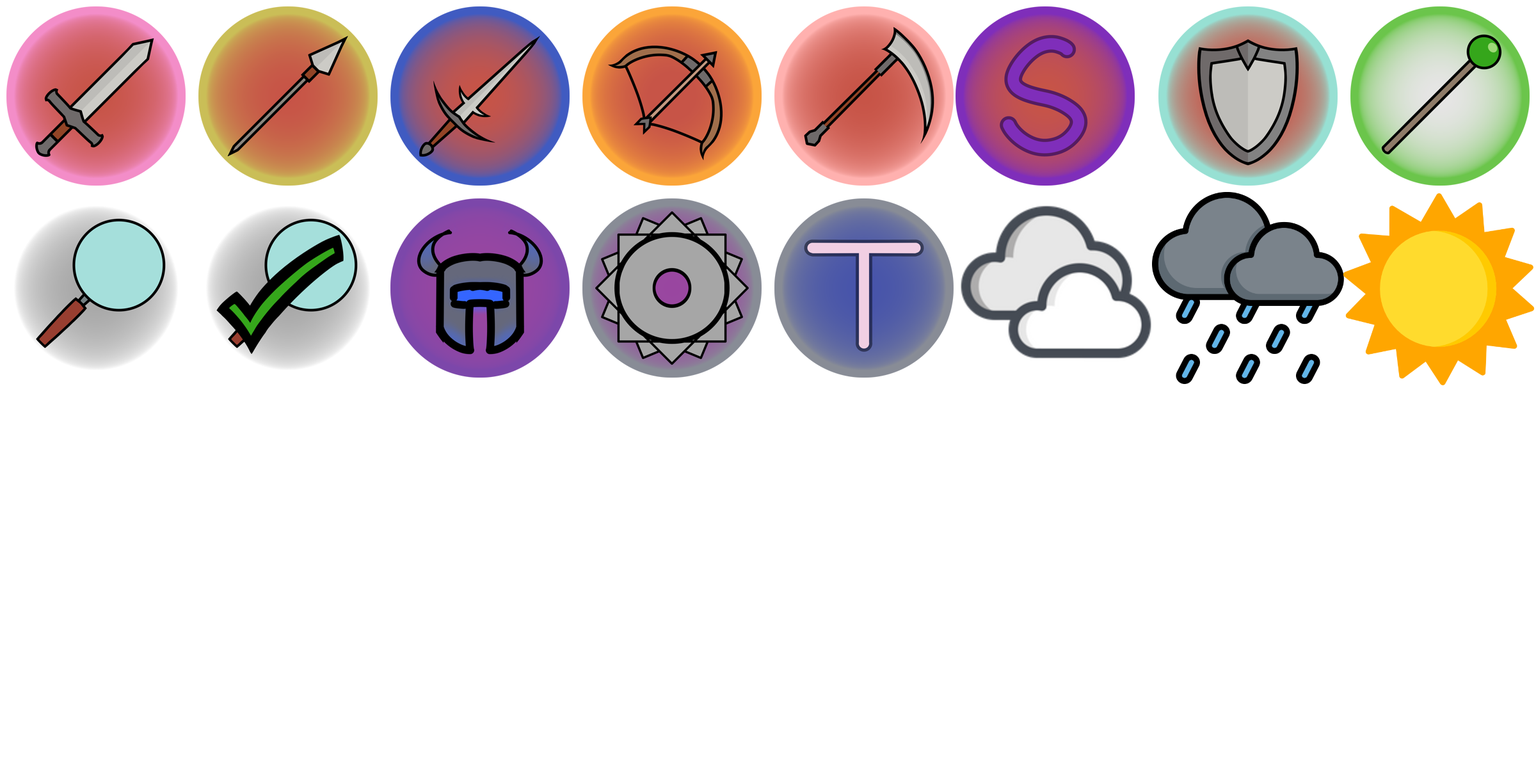
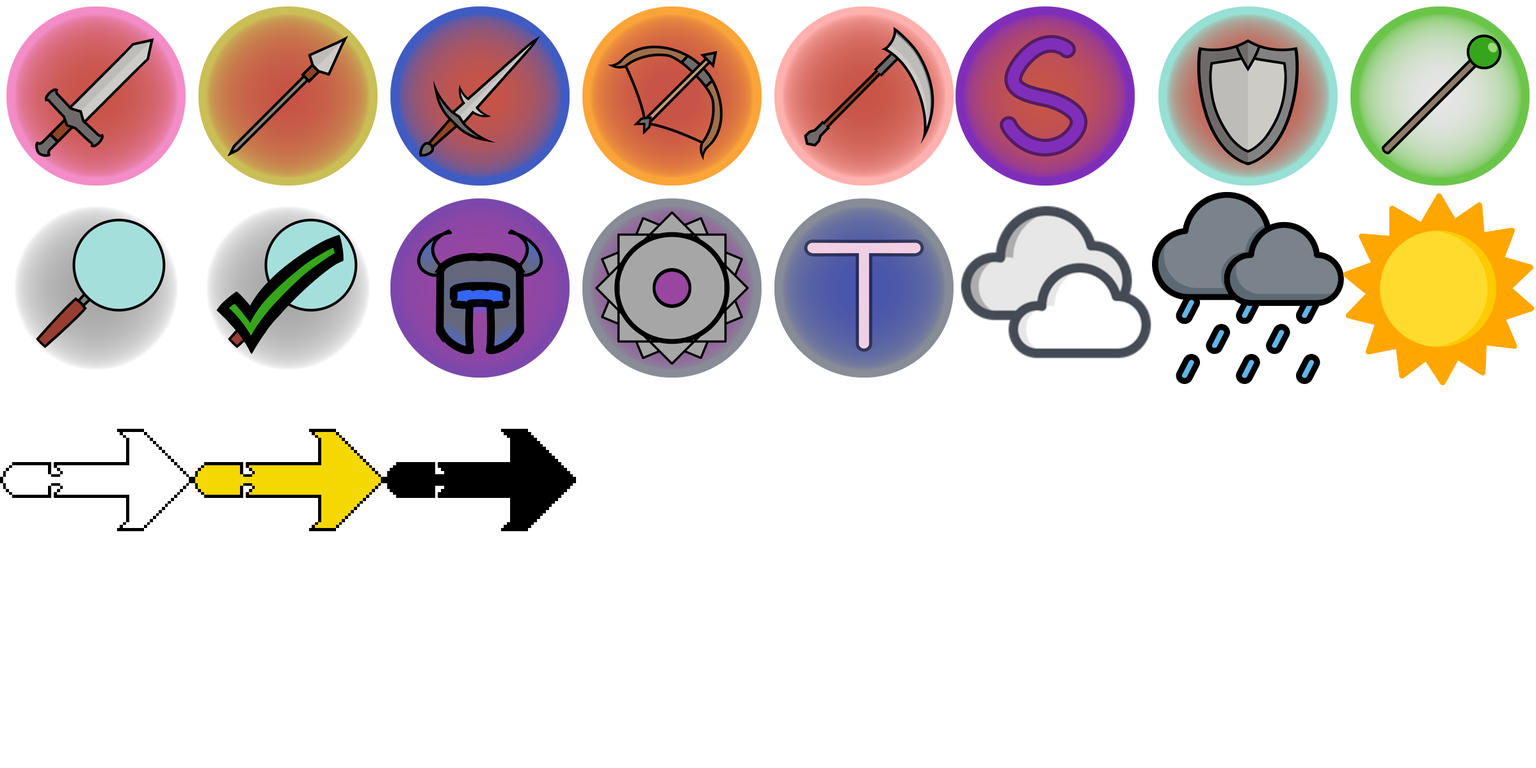
Before/after of a 1536x768 layered artwork. What changed in the layer stack:
added layer "ArrowLevelUp.png copy" above "ArrowLevelUp.png" over left=383, top=428, right=576, bottom=532
renamed "13_telekinesis_placeholder.png" to "ArrowLevelUp.png", painted on it over left=0, top=428, right=576, bottom=532
renamed "2_spear.png" to "ArrowLevelUpStatIncrease.png", painted on it over left=191, top=428, right=384, bottom=532
